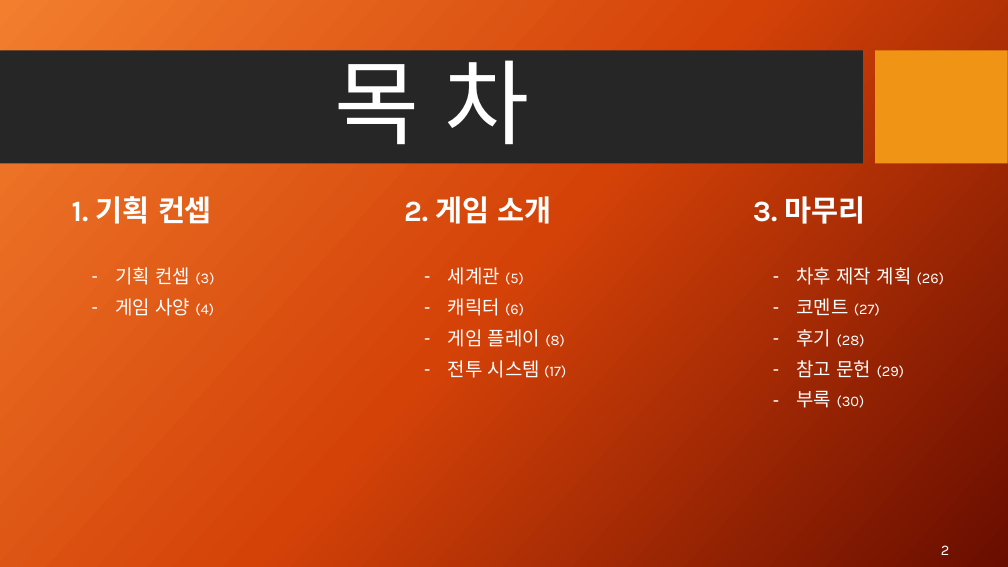
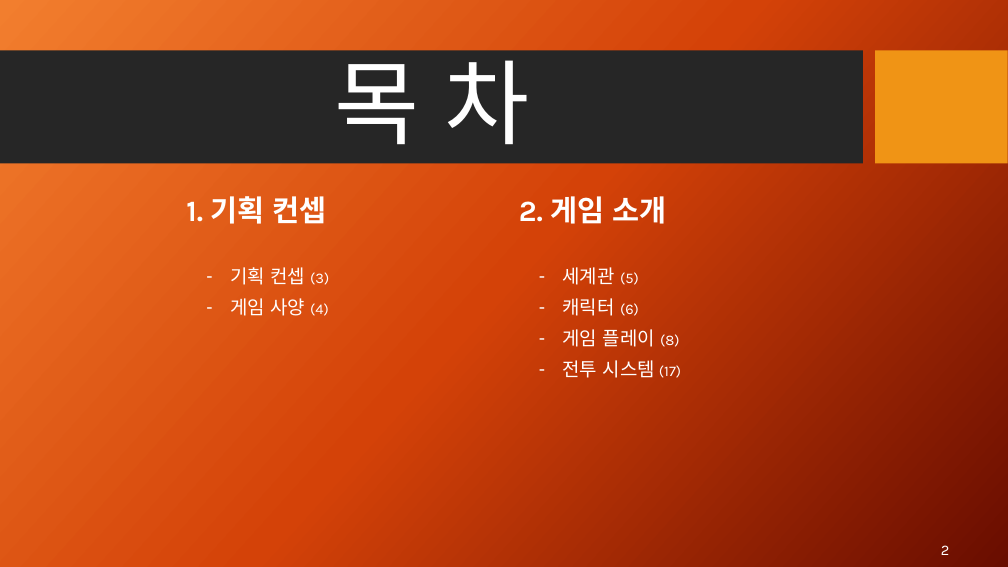
Before and after one commit to yimgunho/Witch_of_Time, a slide deck: slide 2 of 임건호_포트폴리오/PPT/Conquest/12_Conquest_191016.pptx. Drawn at 1008x567 pixels with LibreOffice and Linux fonts; fonts in the diff are those of the drawing; background and template pictures are left out. Boxes give left, top, right and bottom in pixels: in the first picture for what was removed or moved away, otherwise in the second. Text is boxed around its words. In the diff, an @@ line names an element or a change of style, - is before the commit and + after.

Commit message:
기획서 모음

```diff
--- a/임건호_포트폴리오/PPT/Conquest/12_Conquest_191016.pptx
+++ b/임건호_포트폴리오/PPT/Conquest/12_Conquest_191016.pptx
@@ text removed at (753,196,866,224) @@
-  3. 마무리
@@ 4 texts: place and size @@
-4 texts at (72,196,566,378)
+4 texts at (186,196,681,378)
@@ text removed at (797,267,944,408) @@
-    – 차후 제작 계획 (26)
-    – 코멘트 (27)
-    – 후기 (28)
-    – 참고 문헌 (29)
-    – 부록 (30)
```
Also in this commit, not shown: 1 slide added, 5 slides removed, 13 other files.
